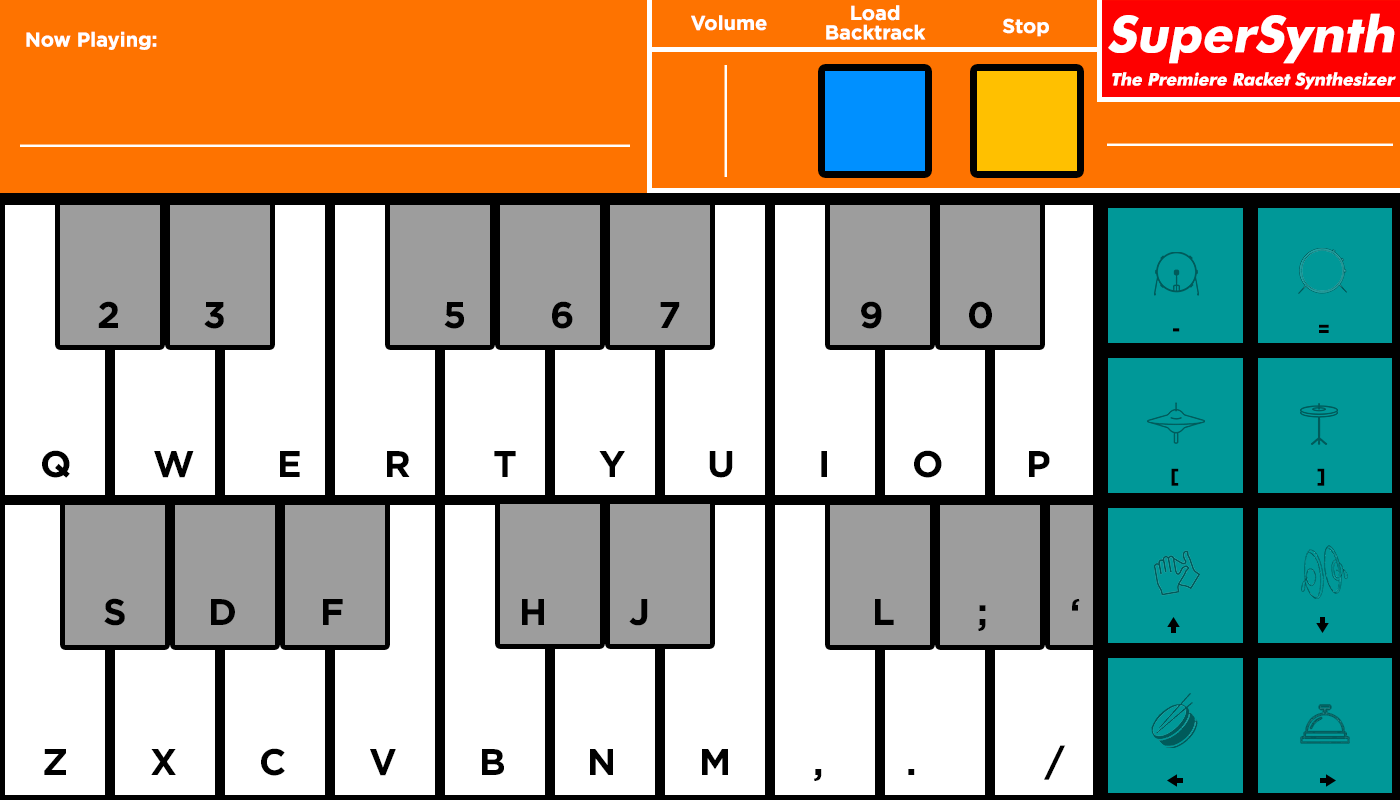
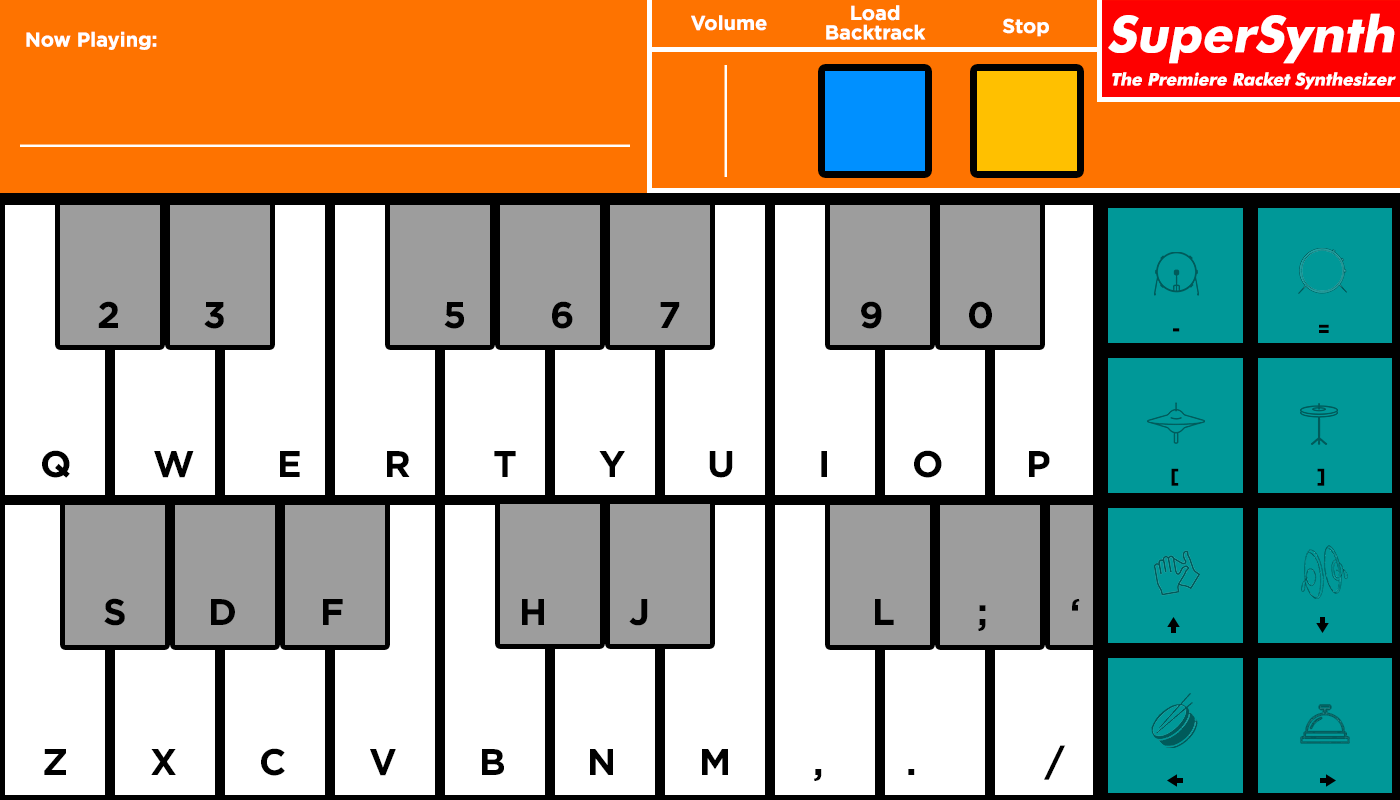
The second w=1400, h=800 image is a revision of the first. Changes to its layers:
painted on "Title BG" over box(1107, 143, 1393, 146)
